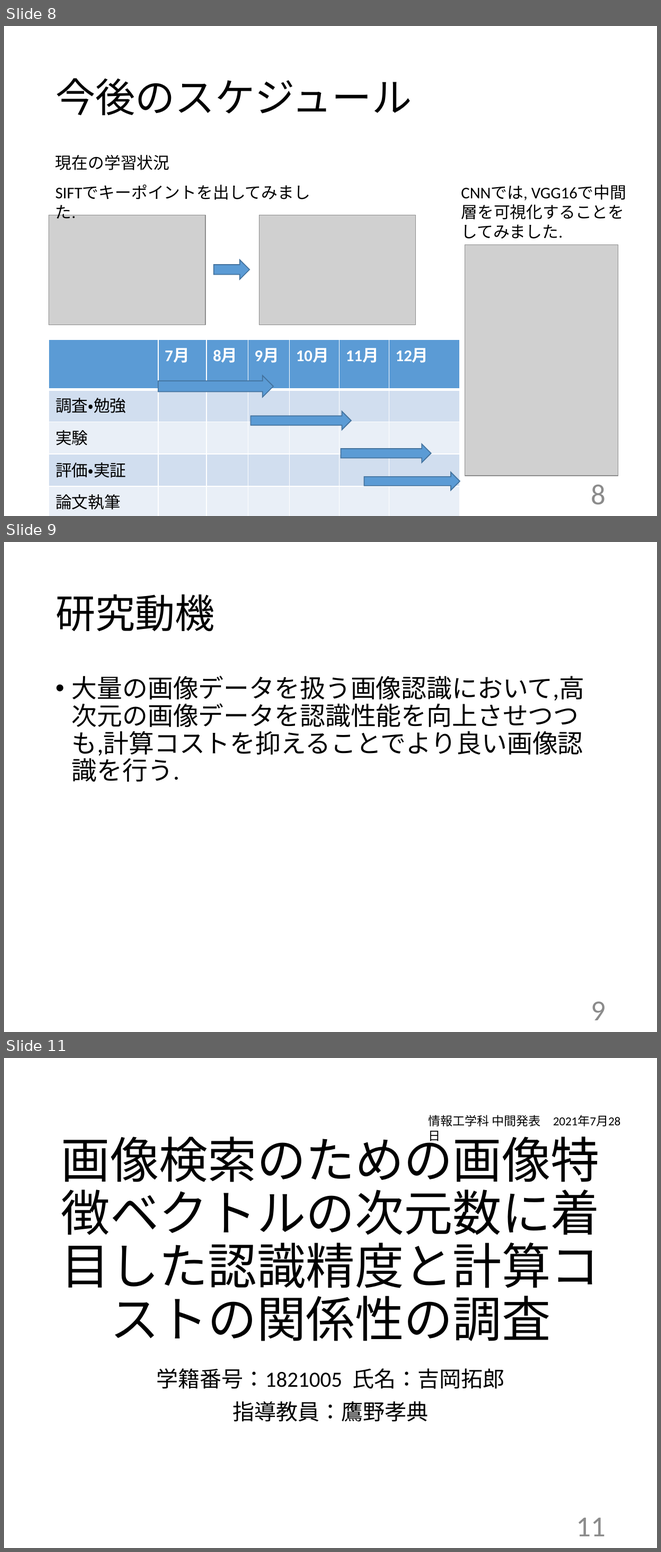
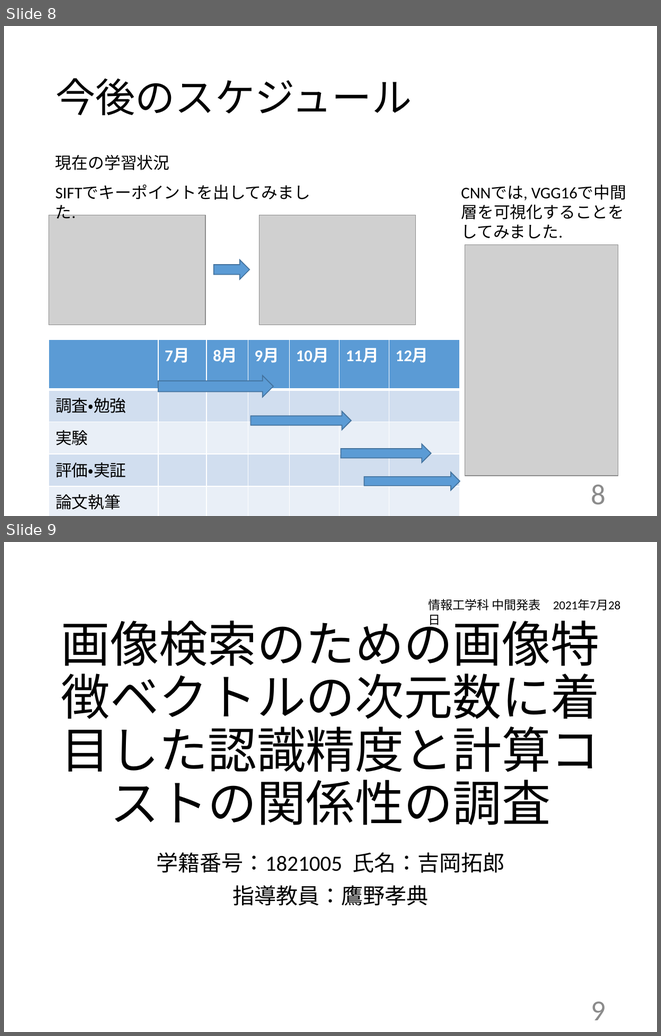
Before and after one commit to kait-takanolab/1821005-yoshioka-thesis, a slide deck: 1821005_中間発表.pptx. Shown one above the other, each under a label of ours: slides 8, 9 and 11 before the commit, slides 8 and 9 after it; the slides between them are not shown. The pictures are 661x1552 and 661x1036 pixels, drawn with LibreOffice and Linux fonts; fonts in the diff are those of the drawing; grey boxes stand for pictures. Boxes give left, top, right and bottom in pixels: in the first picture for what was removed or moved away, otherwise in the second. Text is boxed around its words. In the diff, an @@ line names an element or a change of style, - is before the commit and + after.

```diff
--- a/1821005_中間発表.pptx
+++ b/1821005_中間発表.pptx
@@ slide 9 removed at [4,542,657,1032], background #FFFFFF @@
@@ title removed at [55,594,215,631] @@
-研究動機
@@ text removed at [72,676,584,782] @@
-• 大量の画像データを扱う画像認識において,高次元の画像データを認識性能を向上させつつも,計算コストを抑えることでより良い画像認識を行う.
@@ page number removed at [591,1001,606,1020] @@
-9
@@ what was slide 11 is now slide 9 @@
@@ page number at [591,1001,606,1020]: text changed @@
-11
+9
```
Also in this commit, not shown: 3 slides changed, 1 other slide removed.
